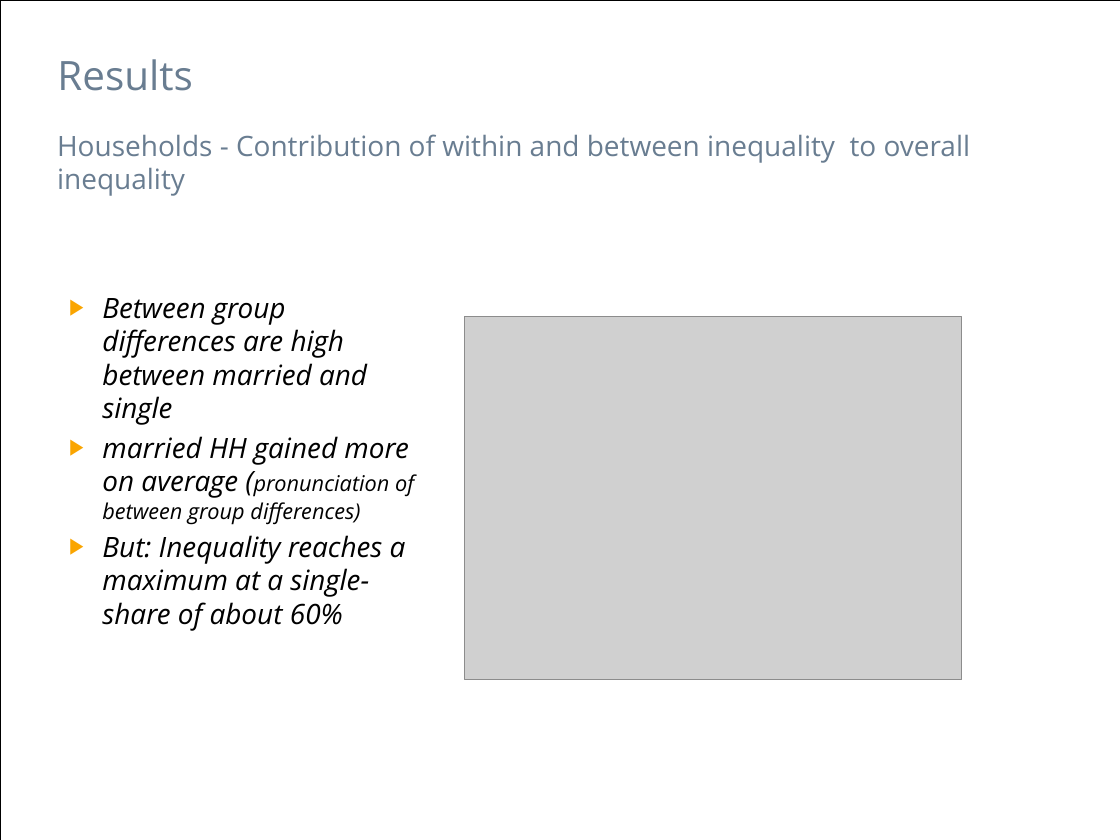
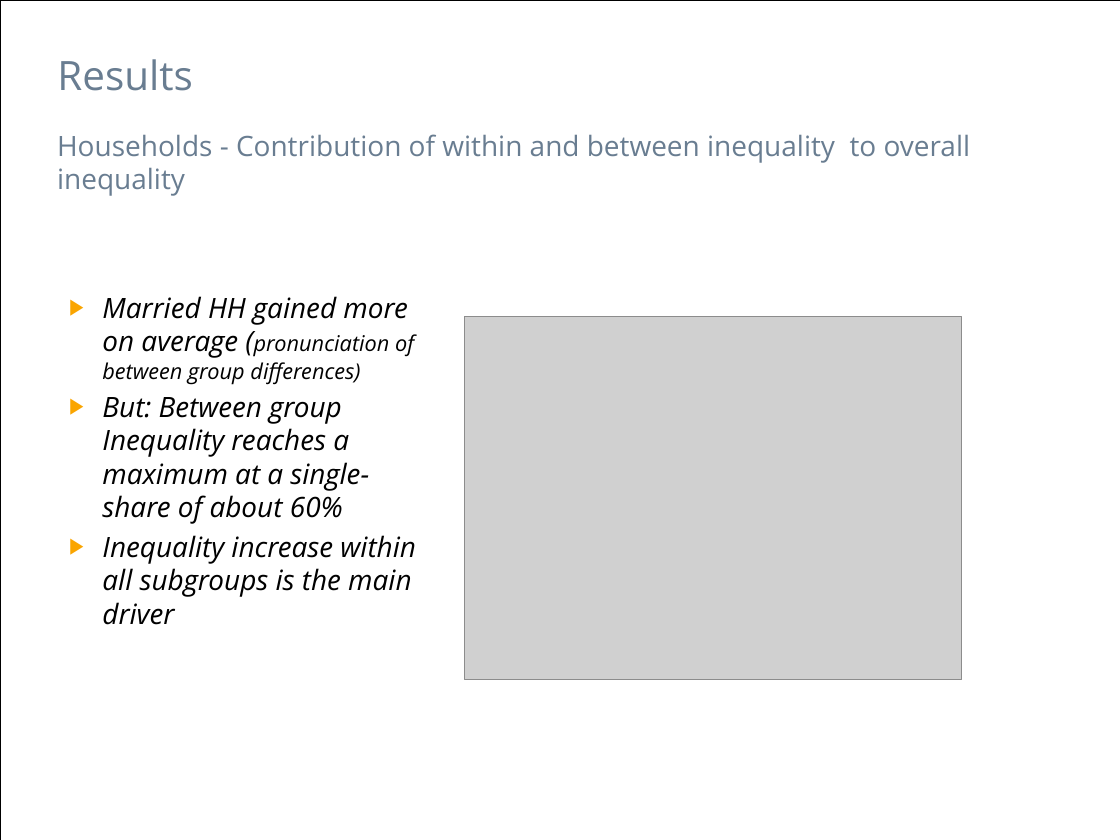
Before and after one commit to hackstutz/neuchatel, a slide deck: slide 11 of presentation/Inequality by Demographic Factors_NoTheory_4.pptx. Drawn at 1120x840 pixels with LibreOffice and Linux fonts; fonts in the diff are those of the drawing; grey boxes stand for pictures. Boxes give left, top, right and bottom in pixels: in the first picture for what was removed or moved away, otherwise in the second. Text is boxed around its words. In the diff, an @@ line names an element or a change of style, - is before the commit and + after.

```diff
--- a/presentation/Inequality by Demographic Factors_NoTheory_4.pptx
+++ b/presentation/Inequality by Demographic Factors_NoTheory_4.pptx
@@ text at [102,296,416,625]: text changed @@
-▶ Between group differences are high between married and single
-▶ married HH gained more on average (pronunciation of between group differences)
-▶ But: Inequality reaches a maximum at a single-share of about 60%
+▶ Married HH gained more on average (pronunciation of between group differences)
+▶ But: Between group Inequality reaches a maximum at a single-share of about 60%
+▶ Inequality increase within all subgroups is the main driver
```
Also in this commit, not shown: 1 other slide changed, 1 other file.
